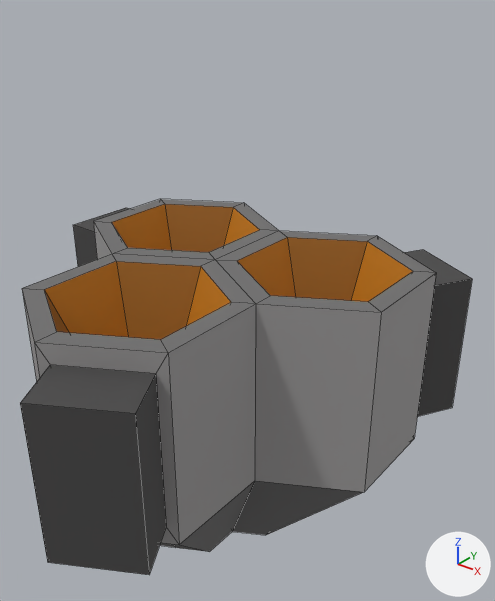
A saved change to the FBX model Assets/Models/GreenHouseMini/GreenHouse.fbx.
Before and after are seen from a camera (50 mm lens) standing at (0.0393, -0.0443, 0.0548) and looking at (0.0003, 0.0045, 0.0245). Lighting does not change. The marker at lower right points along +X, +Y and +Z. Mesh edges are drawn as thin lines. Where no turn or scale is listed for an object, it has been applied to the vertices.

The scene before the commit, as lines of its bpy script (objects in view):
```python
me_cube = bpy.data.meshes.new('Cube')
me_cube.from_pydata(...)  # 84 vertices, 90 faces; spans x -0.0223..0.019, y -0.0238..0.0188, z 0.0002..0.0304
me_cube.materials.append(mat_material)  # picture img_colorboard_png
ob_greenhouse = bpy.data.objects.new('GreenHouse', me_cube)
ob_greenhouse.location = (0.0, 0.0, 0.0)
```
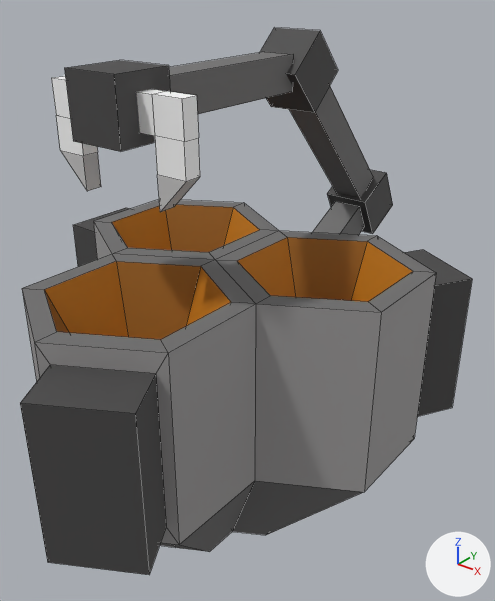
Changed parts and their boxes [x1, y1, x2, y2] in the pictures (495 x 601 px):
```json
{"object": "RobotArm.002", "change": "added", "after": [65, 52, 293, 152]}
{"object": "RobotArm.000", "change": "added", "after": [260, 28, 373, 197]}
{"object": "RobotArm.004", "change": "added", "after": [137, 89, 200, 212]}
{"object": "RobotArm.001", "change": "added", "after": [312, 170, 393, 235]}
{"object": "RobotArm.003", "change": "added", "after": [51, 76, 101, 191]}
```

The change, as JSON lines over the scene's bpy script:
```json
{"op": "set", "path": "img_colorboard_png", "old": "load_image('ColorBoard.png', '../Mars-001/ColorBoard.png', 512, 512, 'sRGB')", "new": "load_image('ColorBoard.png', '../ColorBoard.png', 512, 512, 'sRGB')"}
{"op": "add", "block": "me_cube_006", "code": ["me_cube_006 = bpy.data.meshes.new('Cube.006')", "me_cube_006.from_pydata(...)  # 18 vertices, 17 faces; spans x -0.0069..-0.00122, y 0.00544..0.00694, z 0.03596..0.04443", "me_cube_006.materials.append(mat_material)  # picture img_colorboard_png"]}
{"op": "add", "block": "me_cube_005", "code": ["me_cube_005 = bpy.data.meshes.new('Cube.005')", "me_cube_005.from_pydata(...)  # 16 vertices, 12 faces; spans x -0.0026..0.0026, y -0.0112..0.0068, z 0.0357..0.0547", "me_cube_005.materials.append(mat_material)  # picture img_colorboard_png"]}
{"op": "add", "block": "me_cube_002", "code": ["me_cube_002 = bpy.data.meshes.new('Cube.002')", "me_cube_002.from_pydata(...)  # 16 vertices, 12 faces; spans x -0.0026..0.0026, y 0.0035..0.0256, z 0.0405..0.0457", "me_cube_002.materials.append(mat_material)  # picture img_colorboard_png"]}
{"op": "add", "block": "me_cube_007", "code": ["me_cube_007 = bpy.data.meshes.new('Cube.007')", "me_cube_007.from_pydata(...)  # 18 vertices, 17 faces; spans x 0.00122..0.0069, y 0.00545..0.00705, z 0.03585..0.04433", "me_cube_007.materials.append(mat_material)  # picture img_colorboard_png"]}
{"op": "add", "block": "me_cube_001", "code": ["me_cube_001 = bpy.data.meshes.new('Cube.001')", "me_cube_001.from_pydata(...)  # 16 vertices, 12 faces; spans x -0.0026..0.0026, y -0.0025..0.0189, z 0.0213..0.0354", "me_cube_001.materials.append(mat_material)  # picture img_colorboard_png"]}
{"op": "add", "block": "ob_robotarm_003", "code": ["ob_robotarm_003 = bpy.data.objects.new('RobotArm.003', me_cube_006)", "ob_robotarm_003.location = (0.0, -0.0162, 0.0027)"]}
{"op": "add", "block": "ob_robotarm_000", "code": ["ob_robotarm_000 = bpy.data.objects.new('RobotArm.000', me_cube_005)", "ob_robotarm_000.location = (0.0, 0.0195, -0.0051)"]}
{"op": "add", "block": "ob_robotarm_002", "code": ["ob_robotarm_002 = bpy.data.objects.new('RobotArm.002', me_cube_002)", "ob_robotarm_002.location = (0.0, -0.0162, 0.0027)"]}
{"op": "add", "block": "ob_robotarm_004", "code": ["ob_robotarm_004 = bpy.data.objects.new('RobotArm.004', me_cube_007)", "ob_robotarm_004.location = (0.0, -0.0162, 0.0027)"]}
{"op": "add", "block": "ob_robotarm_001", "code": ["ob_robotarm_001 = bpy.data.objects.new('RobotArm.001', me_cube_001)", "ob_robotarm_001.location = (0.0, 0.0112, -0.0023)"]}
```
